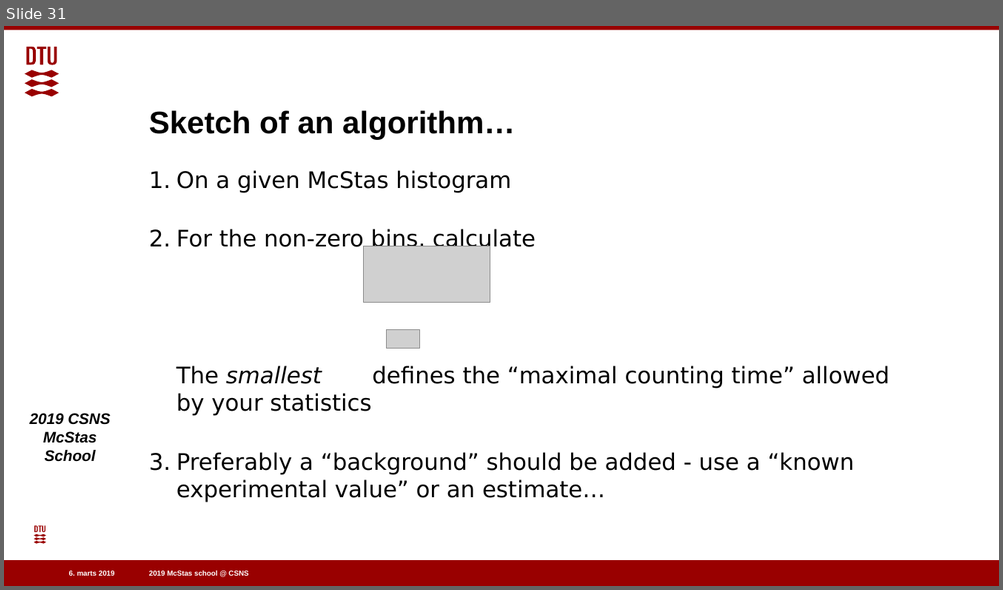
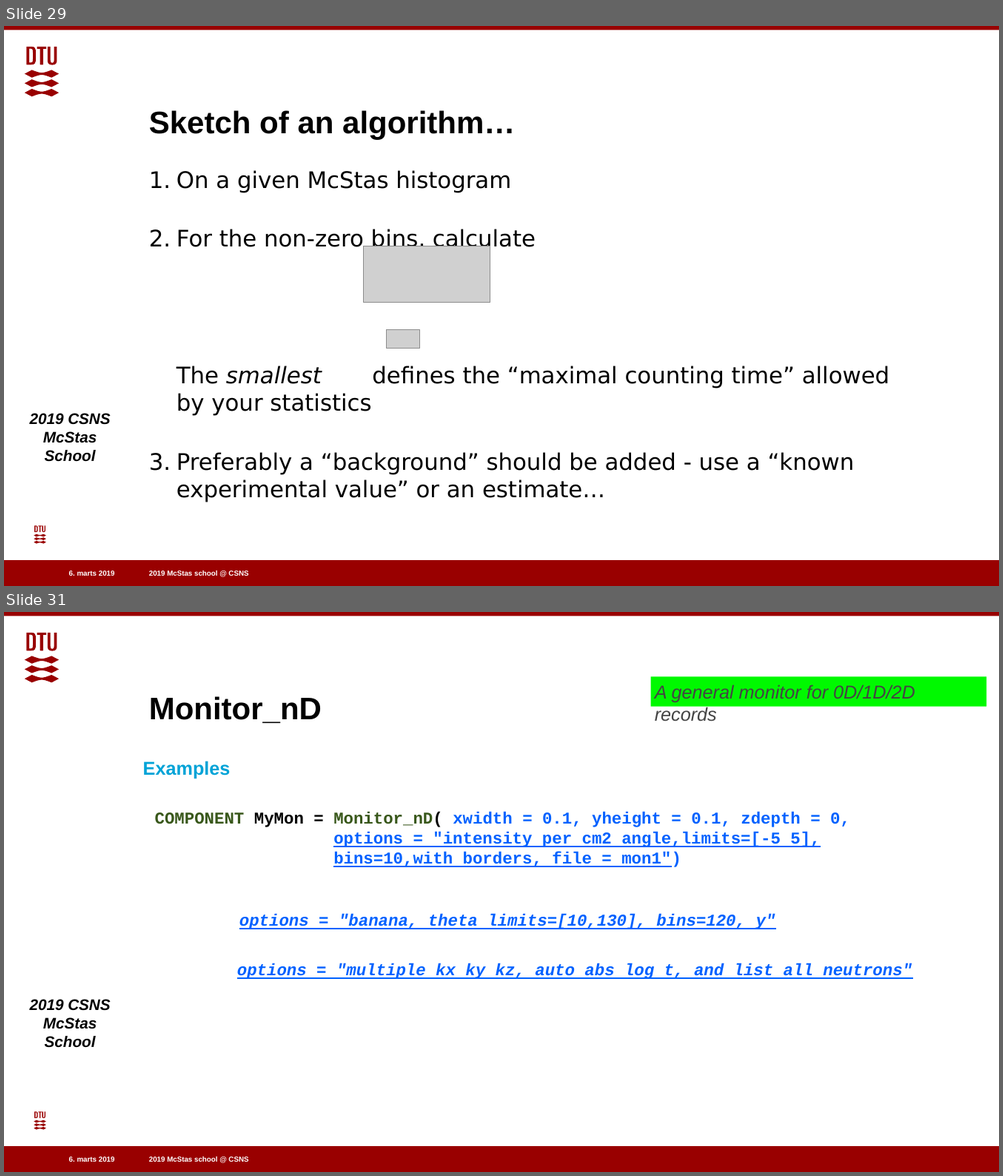
Before and after one commit to eddymaoui/Schools, a slide deck: CSNS_March_2019/1_Monday_March_25th/2_Sources_and_Monitors_2.odp. Shown one above the other, each under a label of ours: slide 31 before the commit, slides 29 and 31 after it; the slides between them are not shown. The pictures are 1003x590 and 1003x1176 pixels, drawn with LibreOffice and Linux fonts; fonts in the diff are those of the drawing; grey boxes stand for pictures; background and template pictures are left out. Boxes give left, top, right and bottom in pixels: in the first picture for what was removed or moved away, otherwise in the second. Text is boxed around its words. In the diff, an @@ line names an element or a change of style, - is before the commit and + after.

```diff
--- a/CSNS_March_2019/1_Monday_March_25th/2_Sources_and_Monitors_2.odp
+++ b/CSNS_March_2019/1_Monday_March_25th/2_Sources_and_Monitors_2.odp
@@ slide 31 added at (x1=4, y1=612, x2=999, y2=1172), background #FFFFFF; not listed: 7 template elements that a slide beside it also shows @@
@@ rectangle added at (x1=651, y1=677, x2=986, y2=707), fill #00F900, 18 pt, text #444444, italic @@
+A general monitor for 0D/1D/2D records
@@ title added at (x1=149, y1=696, x2=321, y2=723), 30 pt, text #000000, bold @@
+Monitor_nD
@@ text added at (x1=143, y1=761, x2=230, y2=779), 18 pt, text #00A3D7, bold @@
+Examples
@@ text added at (x1=155, y1=812, x2=850, y2=867), 16 pt, text #0061FF, bold, underline @@
+COMPONENT MyMon = Monitor_nD( xwidth = 0.1, yheight = 0.1, zdepth = 0,
+options = "intensity per cm2 angle,limits=[-5 5],
+bins=10,with borders, file = mon1")
@@ text added at (x1=239, y1=914, x2=776, y2=929), 16 pt, text #0061FF, bold, italic, underline @@
+options = "banana, theta limits=[10,130], bins=120, y"
@@ text added at (x1=237, y1=964, x2=912, y2=979), 16 pt, text #0061FF, bold, italic, underline @@
+options = "multiple kx ky kz, auto abs log t, and list all neutrons"
@@ what was slide 31 is now slide 29 @@
```
Also in this commit, not shown: 2 other slides added, 2 slides removed, 1 other file.
